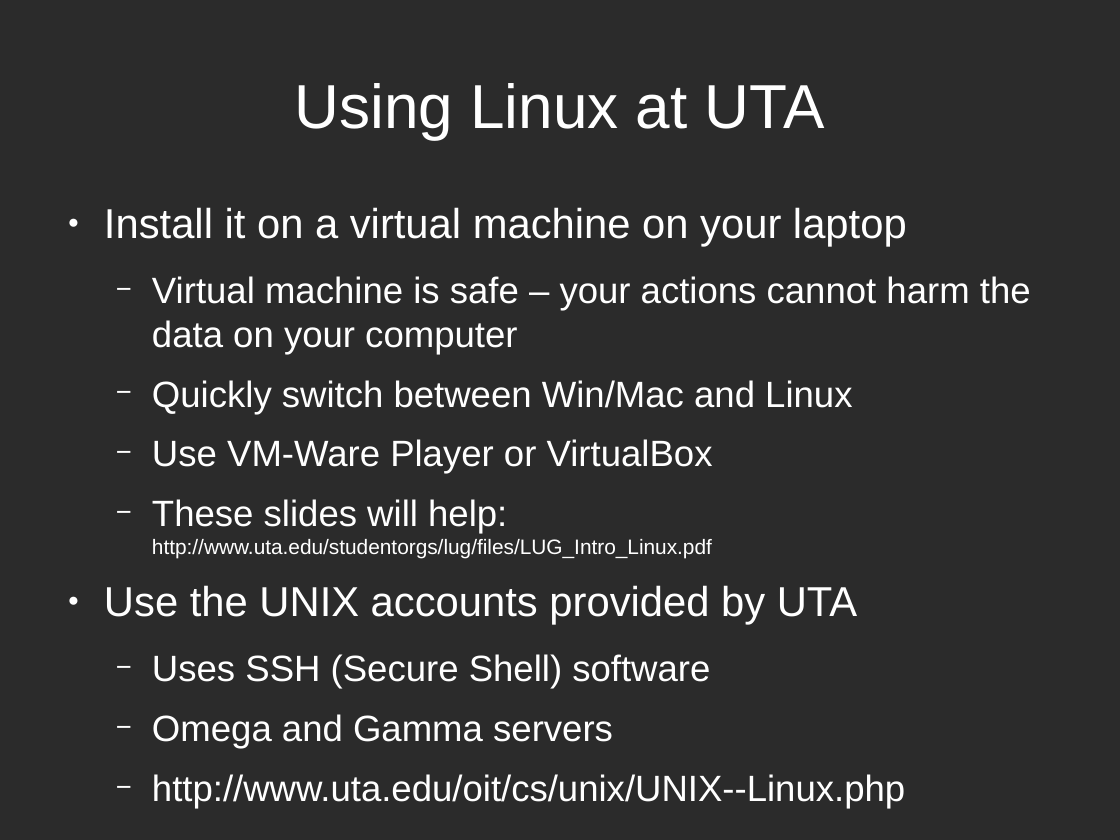
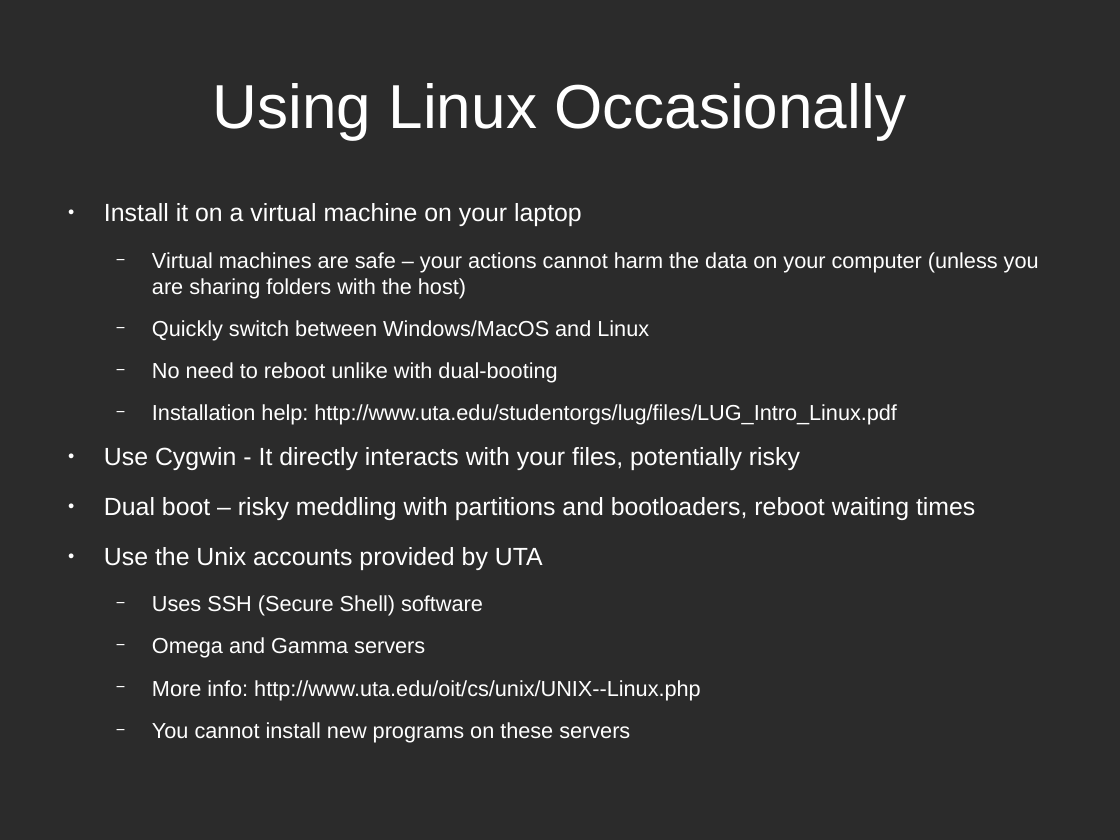
Before and after one commit to LUGatUTA/Presentations-Public, a slide deck: slide 2 of omega_server/uta_omega.odp (slide 5 before the commit). Drawn at 1120x840 pixels with LibreOffice and Linux fonts; fonts in the diff are those of the drawing; background and template pictures are left out; a plain dark background stands for a picture behind light text. Boxes give left, top, right and bottom in pixels: in the first picture for what was removed or moved away, otherwise in the second. Text is boxed around its words. In the diff, an @@ line names an element or a change of style, - is before the commit and + after.

Commit message:
Updated to today's presentation.

```diff
--- a/omega_server/uta_omega.odp
+++ b/omega_server/uta_omega.odp
@@ title at box(213, 83, 906, 139): text changed @@
-Using Linux at UTA
+Using Linux Occasionally
@@ text at box(104, 203, 582, 658): size 29.6 to 17.6 pt in "Install it on a virtual machine on ..."; size 25.9 to 15.4 pt in "Uses SSH (Secure Shell) software", "Omega and Gamma servers" @@
@@ text at box(104, 252, 1039, 570): text changed; size 25.9 to 15.4 pt @@
-  − Virtual machine is safe – your actions cannot harm the data on your computer
-  − Quickly switch between Win/Mac and Linux
-  − Use VM-Ware Player or VirtualBox
-  − These slides will help: http://www.uta.edu/studentorgs/lug/files/LUG_Intro_Linux.pdf
-● Use the UNIX accounts provided by UTA
+  − Virtual machines are safe – your actions cannot harm the data on your computer (unless you are sharing folders with the host)
+  − Quickly switch between Windows/MacOS and Linux
+  − No need to reboot unlike with dual-booting
+  − Installation help: http://www.uta.edu/studentorgs/lug/files/LUG_Intro_Linux.pdf
+● Use Cygwin - It directly interacts with your files, potentially risky
+● Dual boot – risky meddling with partitions and bootloaders, reboot waiting times
+● Use the Unix accounts provided by UTA
@@ text at box(152, 680, 701, 742): text changed; size 25.9 to 15.4 pt @@
-  − http://www.uta.edu/oit/cs/unix/UNIX--Linux.php
+  − More info: http://www.uta.edu/oit/cs/unix/UNIX--Linux.php
+  − You cannot install new programs on these servers
```
Also in this commit, not shown: 13 other slides changed, 11 slides added, 9 slides removed, 1 other file.
